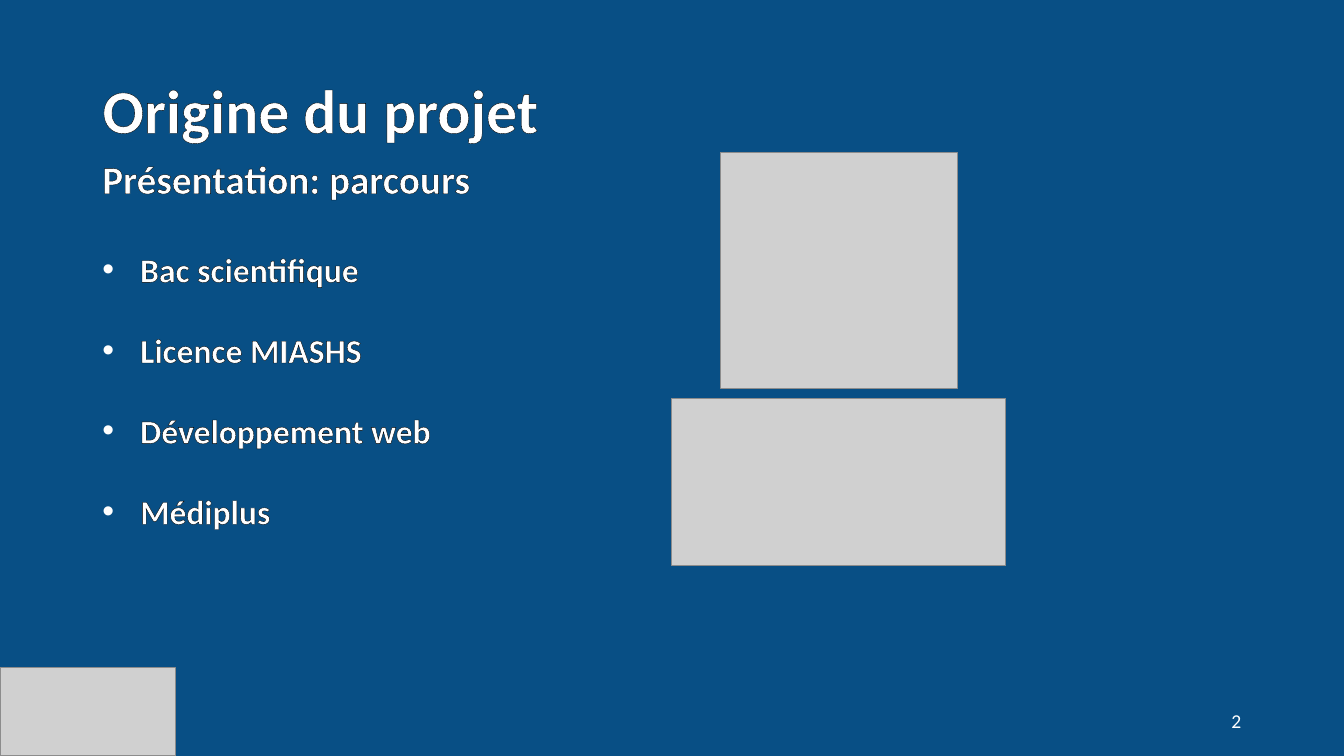
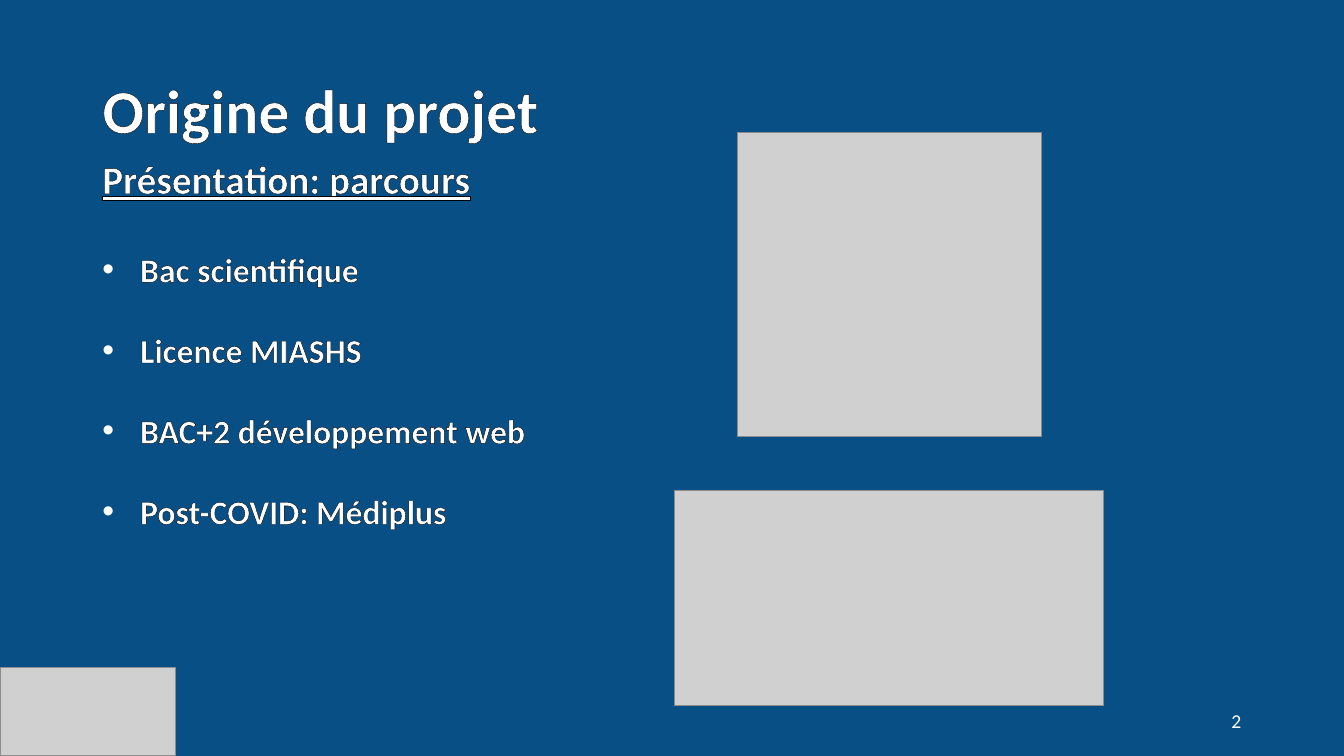
Before and after one commit to tristanlepare/rapport-de-stage-neurologie, a slide deck: slide 2 of Présentation rapport de stage/Présentation rapport de stage en neurologie.pptx. Drawn at 1344x756 pixels with LibreOffice and Linux fonts; fonts in the diff are those of the drawing; grey boxes stand for pictures. Boxes give left, top, right and bottom in pixels: in the first picture for what was removed or moved away, otherwise in the second. Text is boxed around its words. In the diff, an @@ line names an element or a change of style, - is before the commit and + after.

```diff
--- a/Présentation rapport de stage/Présentation rapport de stage en neurologie.pptx
+++ b/Présentation rapport de stage/Présentation rapport de stage en neurologie.pptx
@@ picture: place and size @@
-picture at bbox=[721, 152, 957, 388]
+picture at bbox=[738, 133, 1042, 437]
@@ text at bbox=[102, 166, 470, 201]: underline on in "Présentation: parcours" @@
@@ text at bbox=[140, 420, 525, 530]: text changed @@
-• Développement web
-• Médiplus
+• BAC+2 développement web
+• Post-COVID: Médiplus
@@ picture: place and size @@
-picture at bbox=[673, 398, 1006, 566]
+picture at bbox=[676, 491, 1105, 706]
```
Also in this commit, not shown: 5 other slides changed, 3 other files.
